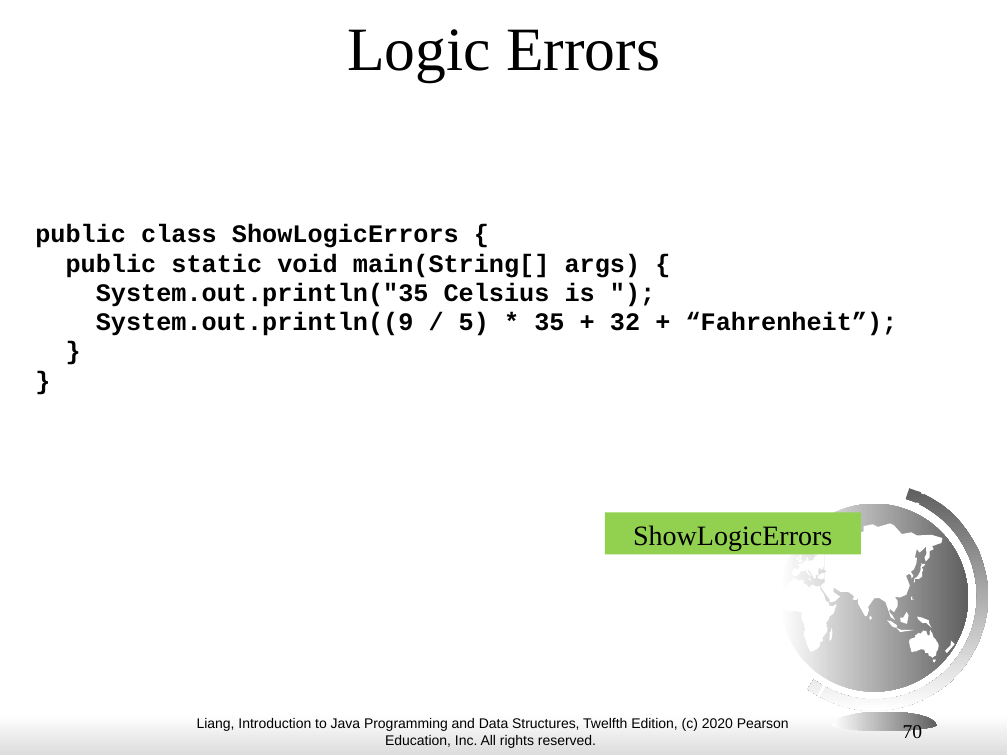
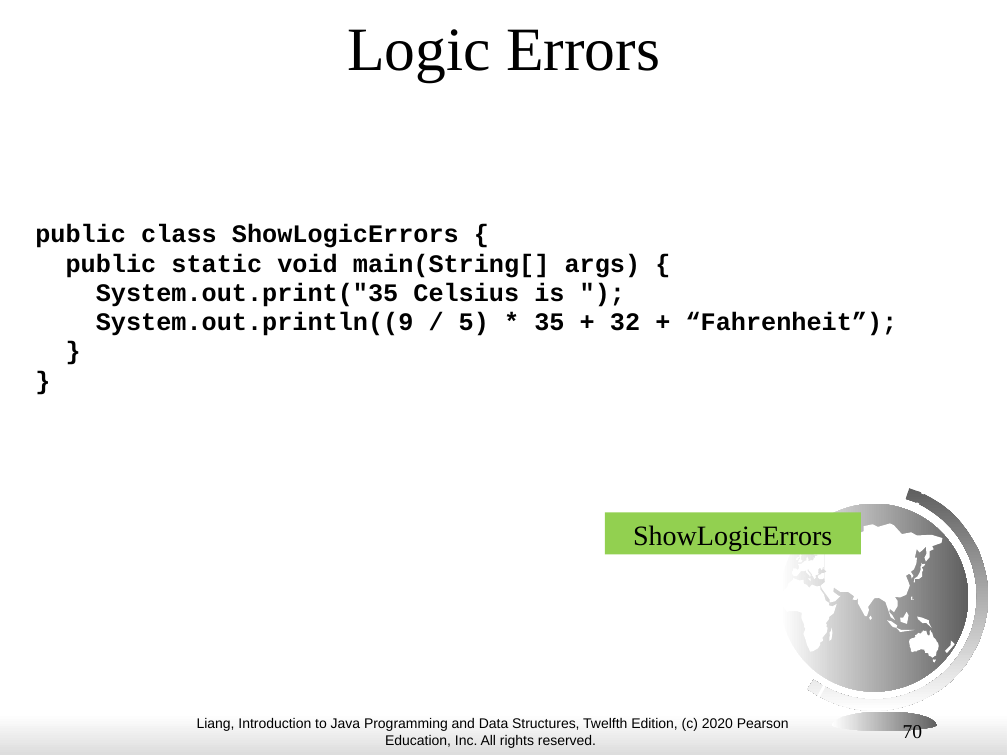
Before and after one commit to AughdonBreslin/CS501IntroToJava, a slide deck: slide 70 of Lectures/1_History.pptx. Drawn at 1008x756 pixels with LibreOffice and Linux fonts; fonts in the diff are those of the drawing. Boxes give left, top, right and bottom in pixels: in the first picture for what was removed or moved away, otherwise in the second. Text is boxed around its words. In the diff, an @@ line names an element or a change of style, - is before the commit and + after.

```diff
--- a/Lectures/1_History.pptx
+++ b/Lectures/1_History.pptx
@@ text at (96,282,564,307): text changed @@
-System.out.println("35 Celsius is ");
+System.out.print("35 Celsius is ");
```
Also in this commit, not shown: 1 other slide changed, 1 other file.
